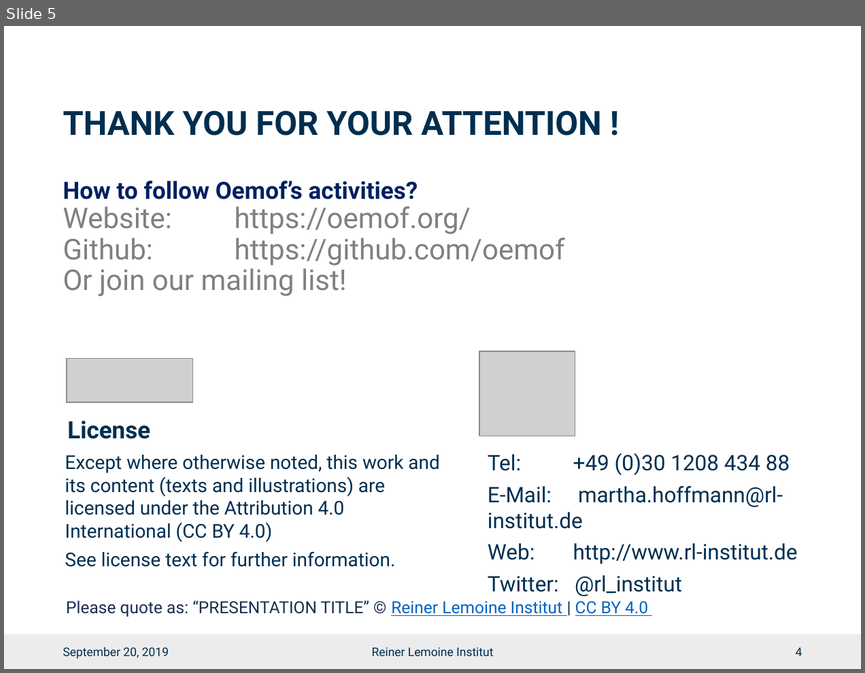
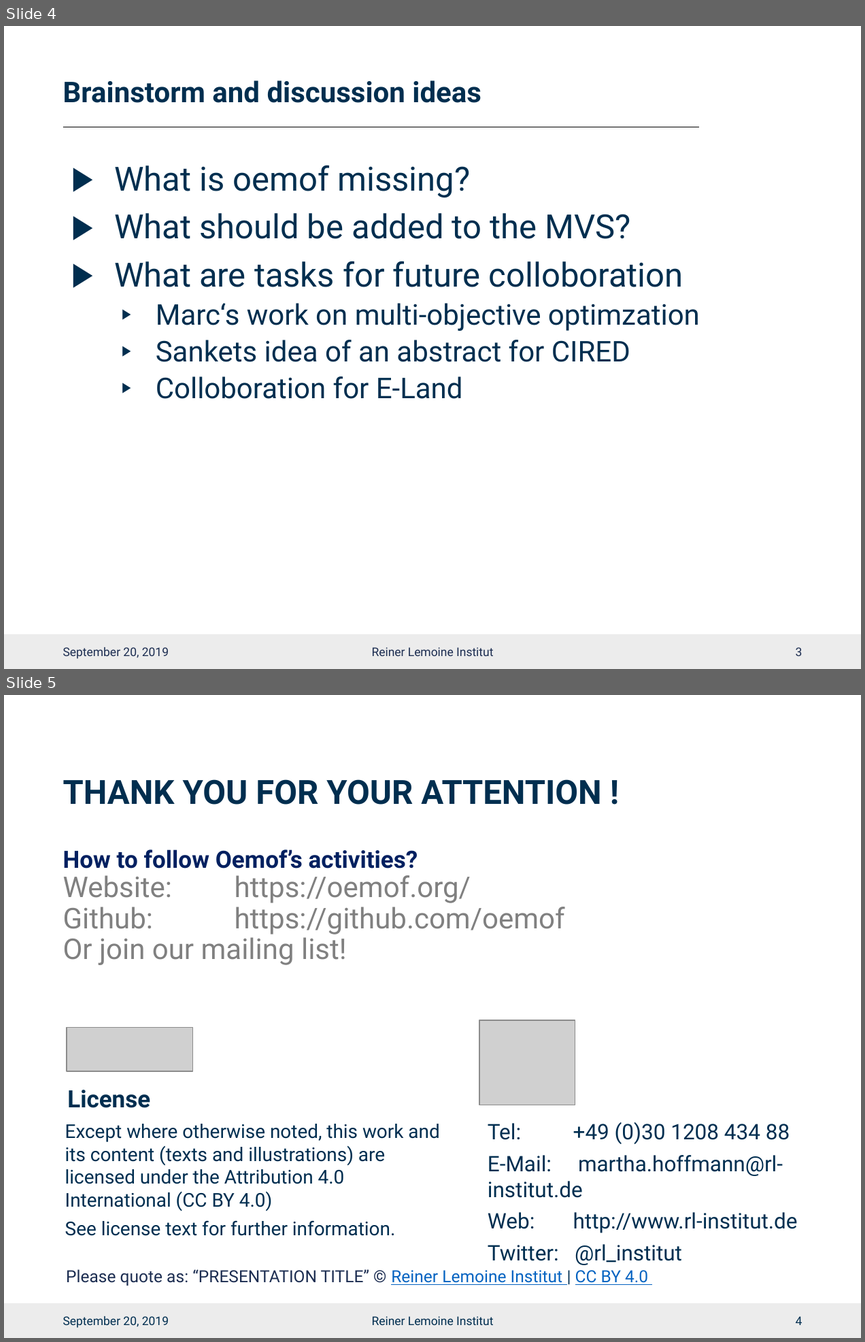
Before and after one commit to smartie2076/oemof_workshop, a slide deck: Oemof_Workshop_10_Kickoff_Friday.pptx. Shown one above the other, each under a label of ours: slide 5 before the commit, slides 4 and 5 after it. The pictures are 865x673 and 865x1342 pixels, drawn with LibreOffice and Linux fonts; fonts in the diff are those of the drawing; grey boxes stand for pictures; background and template pictures are left out. Boxes give left, top, right and bottom in pixels: in the first picture for what was removed or moved away, otherwise in the second. Text is boxed around its words. In the diff, an @@ line names an element or a change of style, - is before the commit and + after.

```diff
--- a/Oemof_Workshop_10_Kickoff_Friday.pptx
+++ b/Oemof_Workshop_10_Kickoff_Friday.pptx
@@ slide 4 added at [4,26,861,669], background #FFFFFF; not listed: 1 template element that a slide beside it also shows @@
@@ title added at [63,80,481,103], 24 pt, text #002E4F, bold @@
+Brainstorm and discussion ideas
@@ line added from (63, 127) to (699, 127), #000000 0.5 pt @@
@@ text added at [114,165,700,399], 24 pt, text #002E4F @@
+▶ What is oemof missing?
+▶ What should be added to the MVS?
+▶ What are tasks for future colloboration
+  ▶ Marc‘s work on multi-objective optimzation
+  ▶ Sankets idea of an abstract for CIRED
+  ▶ Colloboration for E-Land
@@ text added at [63,647,169,658], 10 pt, text #1C2D51 @@
+September 20, 2019
@@ text added at [372,647,493,656], 10 pt, text #1C2D51 @@
+Reiner Lemoine Institut
@@ page number added at [796,647,802,656], 10 pt, text #1C2D51 @@
+3
```
Also in this commit, not shown: 2 slides changed, 1 slide removed, 3 other files.
